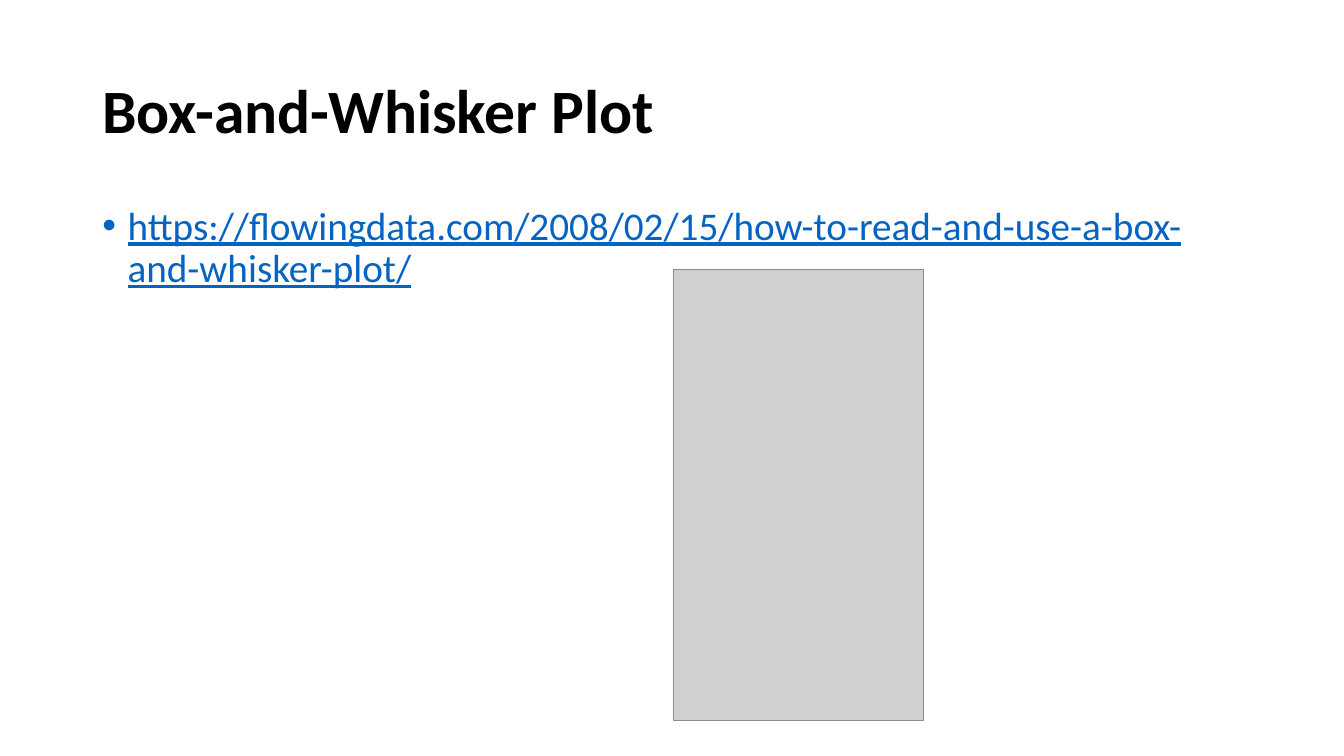
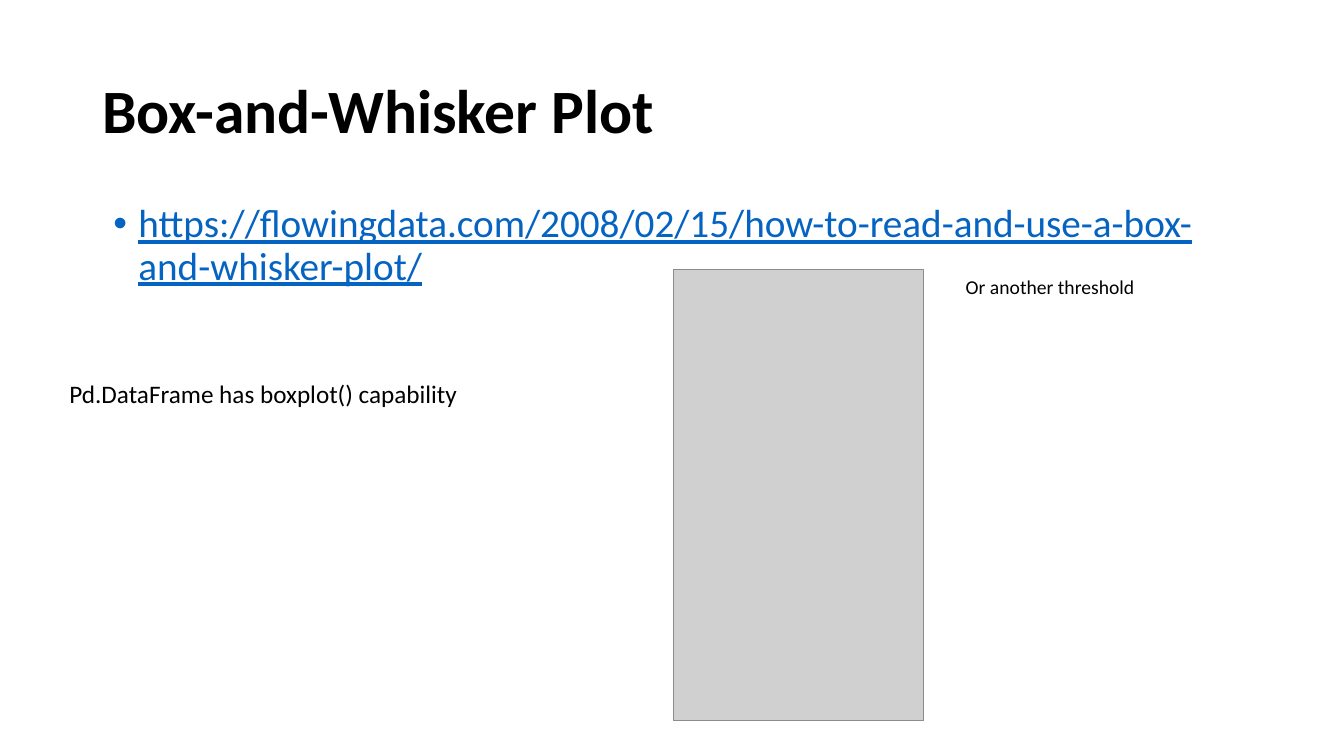
Before and after one commit to FranzGH/IoT_ML, a slide deck: slide 7 of Statistics essential.pptx. Drawn at 1344x756 pixels with LibreOffice and Linux fonts; fonts in the diff are those of the drawing; grey boxes stand for pictures. Boxes give left, top, right and bottom in pixels: in the first picture for what was removed or moved away, otherwise in the second. Text is boxed around its words. In the diff, an @@ line names an element or a change of style, - is before the commit and + after.

```diff
--- a/Statistics essential.pptx
+++ b/Statistics essential.pptx
@@ text "https://flowingdata.com/2008/02/15/how-to-read-and-use-a-box ..." moved from (x1=128, y1=212, x2=1181, y2=289) to (x1=138, y1=209, x2=1191, y2=287) @@
@@ text added at (x1=966, y1=280, x2=1134, y2=294), 14 pt, text #000000 @@
+Or another threshold
@@ text added at (x1=69, y1=384, x2=457, y2=407), 18 pt, text #000000 @@
+Pd.DataFrame has boxplot() capability
```
Also in this commit, not shown: 4 other slides changed, 18 other files.
